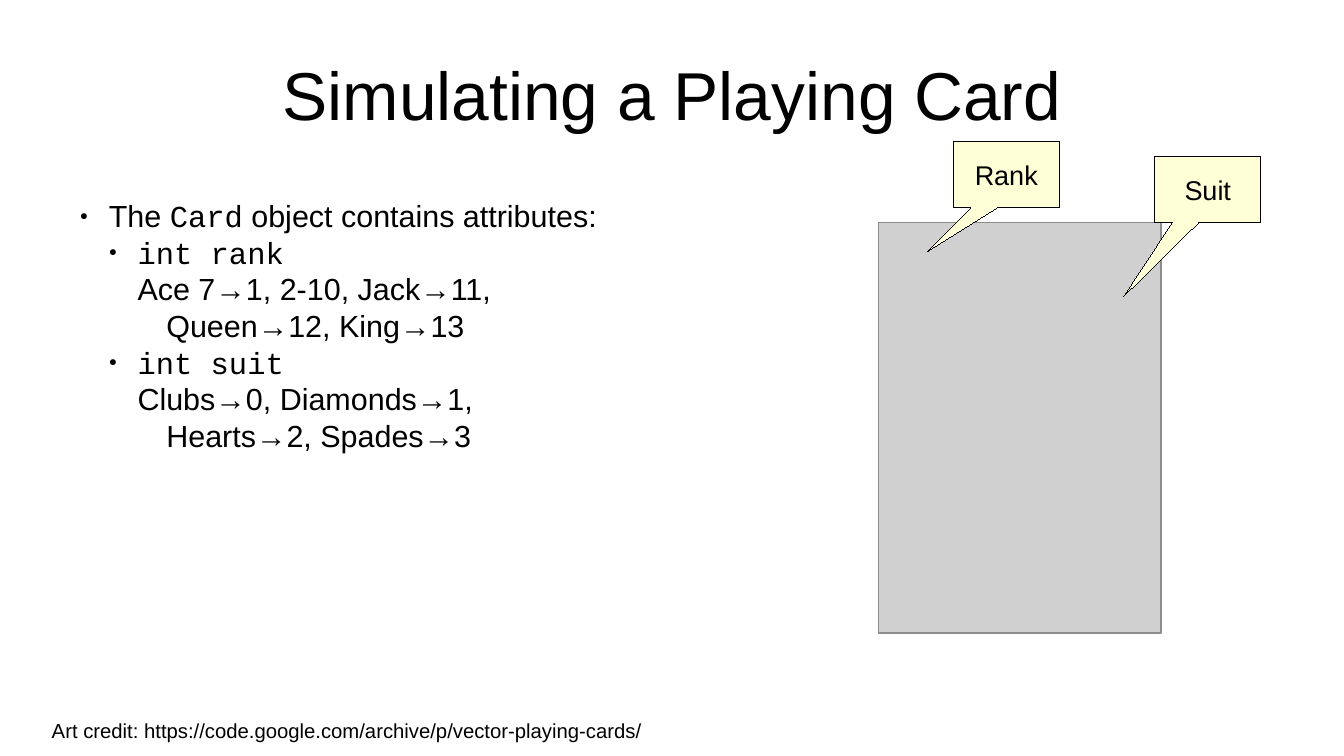
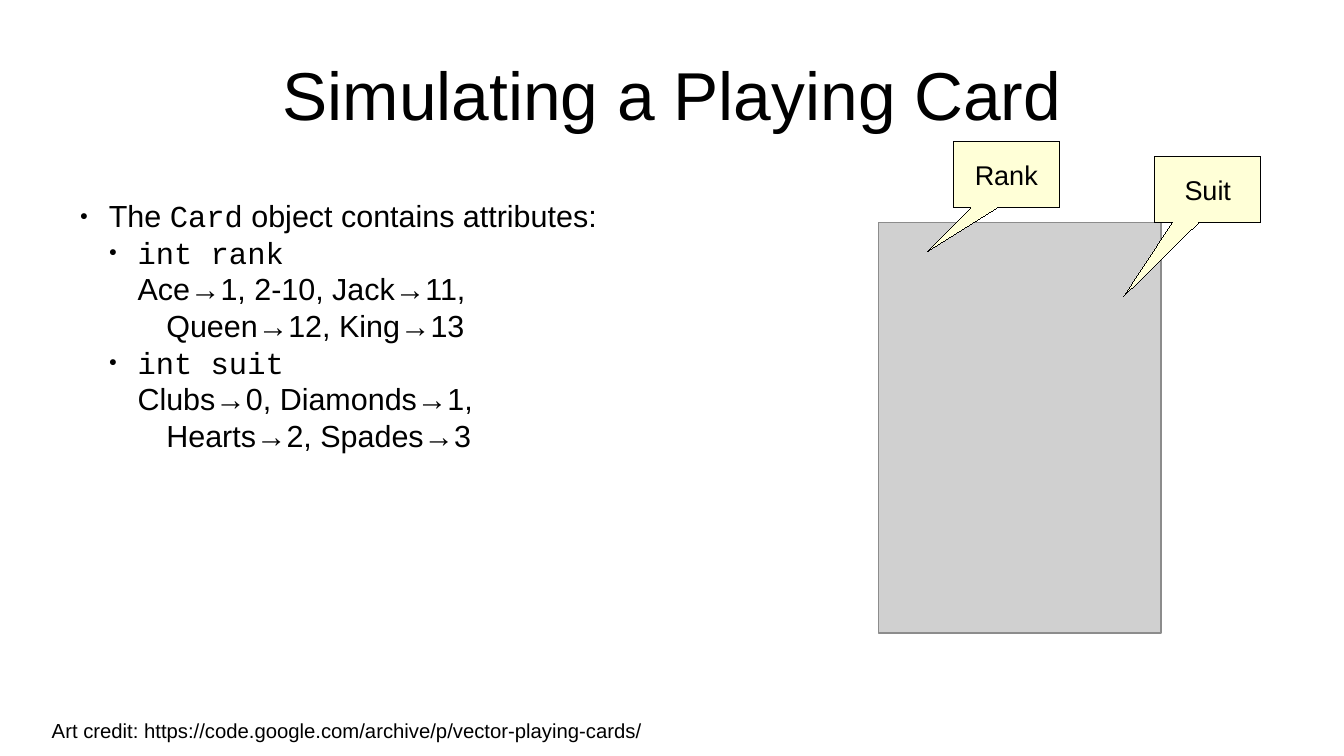
Before and after one commit to jdeisenberg/ThinkJava2Slides, a slide deck: slide 2 of chapter12.odp. Drawn at 1344x756 pixels with LibreOffice and Linux fonts; fonts in the diff are those of the drawing; grey boxes stand for pictures. Boxes give left, top, right and bottom in pixels: in the first picture for what was removed or moved away, otherwise in the second. Text is boxed around its words. In the diff, an @@ line names an element or a change of style, - is before the commit and + after.

```diff
--- a/chapter12.odp
+++ b/chapter12.odp
@@ text at <box>138,278,465,343</box>: text changed @@
-    Ace 7→1, 2-10, Jack→11,
-    Queen→12, King→13
+    Ace→1, 2-10, Jack→11,
+    Queen→12, King→13
```
Also in this commit, not shown: 3 other files.
